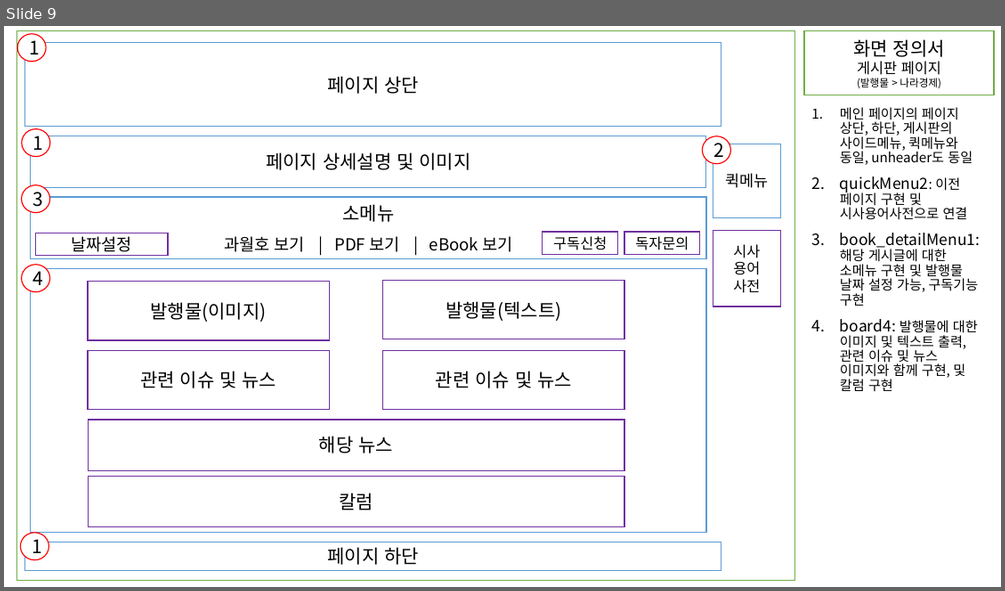
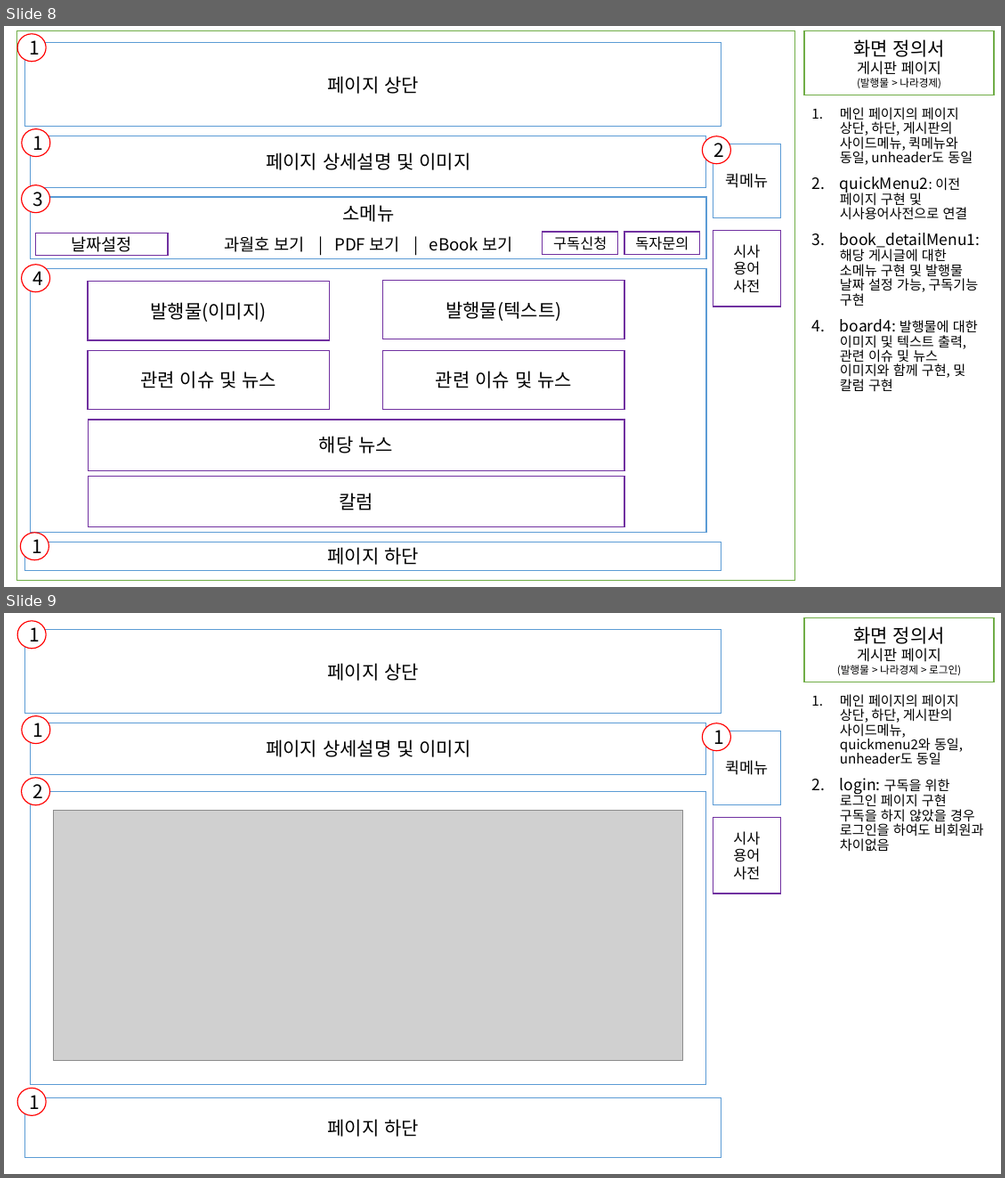
Before and after one commit to JSH970930/renewKDI, a slide deck: 응용SW프로젝트 화면정의서 1조.pptx. Shown one above the other, each under a label of ours: slide 9 before the commit, slides 8 and 9 after it. The pictures are 1005x591 and 1005x1178 pixels, drawn with LibreOffice and Linux fonts; fonts in the diff are those of the drawing; grey boxes stand for pictures. Boxes give left, top, right and bottom in pixels: in the first picture for what was removed or moved away, otherwise in the second. Text is boxed around its words. In the diff, an @@ line names an element or a change of style, - is before the commit and + after.

```diff
--- a/응용SW프로젝트 화면정의서 1조.pptx
+++ b/응용SW프로젝트 화면정의서 1조.pptx
@@ slide 9 added at [4, 613, 1001, 1174], background #FFFFFF @@
@@ ellipse added at [17, 621, 46, 649], fill #FFFFFF, outline #FF0000 1 pt, 18 pt, text #000000 @@
+1
@@ rectangle added at [25, 629, 721, 714], fill #FFFFFF, outline #5B9BD5 1 pt, 18 pt, text #000000 @@
+페이지 상단
@@ rectangle added at [804, 618, 994, 682], fill #FFFFFF, outline #70AD47 1 pt, 10 pt, text #000000 @@
+화면 정의서
+게시판 페이지
+(발행물 > 나라경제 > 로그인)
@@ ellipse added at [22, 716, 50, 744], fill #FFFFFF, outline #FF0000 1 pt, 18 pt, text #000000 @@
+1
@@ text added at [840, 694, 984, 852], 13 pt, text #000000 @@
+1. 메인 페이지의 페이지 상단, 하단, 게시판의 사이드메뉴, quickmenu2와 동일, unheader도 동일
+2. login: 구독을 위한 로그인 페이지 구현 구독을 하지 않았을 경우 로그인을 하여도 비회원과 차이없음
@@ rectangle added at [31, 723, 706, 774], fill #FFFFFF, outline #5B9BD5 1 pt, 18 pt, text #000000 @@
+페이지 상세설명 및 이미지
@@ ellipse added at [703, 723, 731, 751], fill #FFFFFF, outline #FF0000 1 pt, 18 pt, text #000000 @@
+1
@@ rectangle added at [713, 730, 781, 804], fill #FFFFFF, outline #5B9BD5 1 pt, 15 pt, text #000000 @@
+퀵메뉴
@@ ellipse added at [21, 778, 49, 805], fill #FFFFFF, outline #FF0000 1 pt, 18 pt, text #000000 @@
+2
@@ rectangle added at [30, 791, 706, 1084], fill #FFFFFF, outline #5B9BD5 1 pt @@
@@ picture added at [53, 810, 683, 1060] @@
@@ rectangle added at [713, 818, 780, 893], fill #FFFFFF, outline #7030A0 1 pt, 14 pt, text #000000 @@
+시사 용어 사전
@@ ellipse added at [17, 1088, 46, 1116], fill #FFFFFF, outline #FF0000 1 pt, 18 pt, text #000000 @@
+1
@@ rectangle added at [25, 1097, 721, 1158], fill #FFFFFF, outline #5B9BD5 1 pt, 18 pt, text #000000 @@
+페이지 하단
@@ what was slide 9 is now slide 8 @@
```
Also in this commit, not shown: 2 slides changed, 2 other slides added, 1 slide removed.
